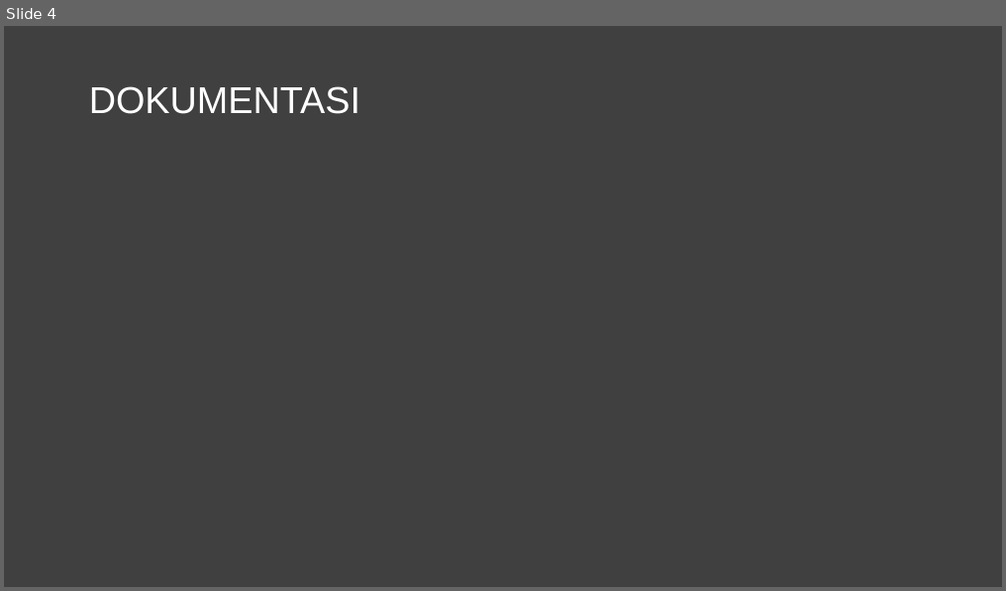
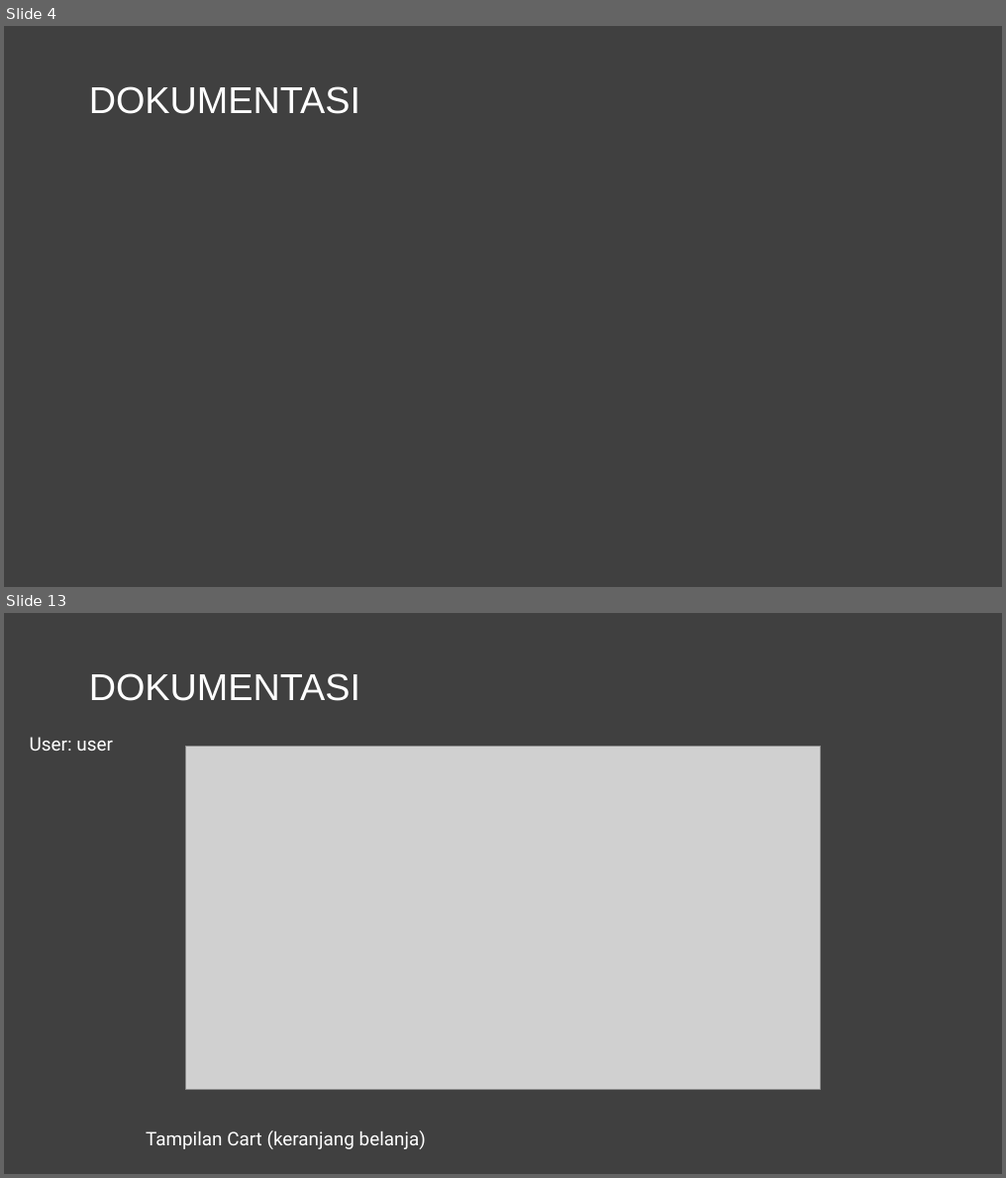
Before and after one commit to 2072008NicholasCH/ApotekOnline, a slide deck: Apotek Online.pptx. Shown one above the other, each under a label of ours: slide 4 before the commit, slides 4 and 13 after it; the slides between them are not shown. The pictures are 1006x591 and 1006x1178 pixels, drawn with LibreOffice and Linux fonts; fonts in the diff are those of the drawing; grey boxes stand for pictures. Boxes give left, top, right and bottom in pixels: in the first picture for what was removed or moved away, otherwise in the second. Text is boxed around its words. In the diff, an @@ line names an element or a change of style, - is before the commit and + after.

```diff
--- a/Apotek Online.pptx
+++ b/Apotek Online.pptx
@@ slide 13 added at box(4, 613, 1002, 1174), background #404040 @@
@@ text added at box(89, 673, 360, 701), 36 pt, text #FFFFFF @@
+DOKUMENTASI
@@ text added at box(30, 737, 113, 751), 18 pt, text #FFFFFF @@
+User: user
@@ picture added at box(186, 747, 820, 1090) @@
@@ text added at box(146, 1131, 426, 1150), 18 pt, text #FFFFFF @@
+Tampilan Cart (keranjang belanja)
```
Also in this commit, not shown: 9 other slides added.
